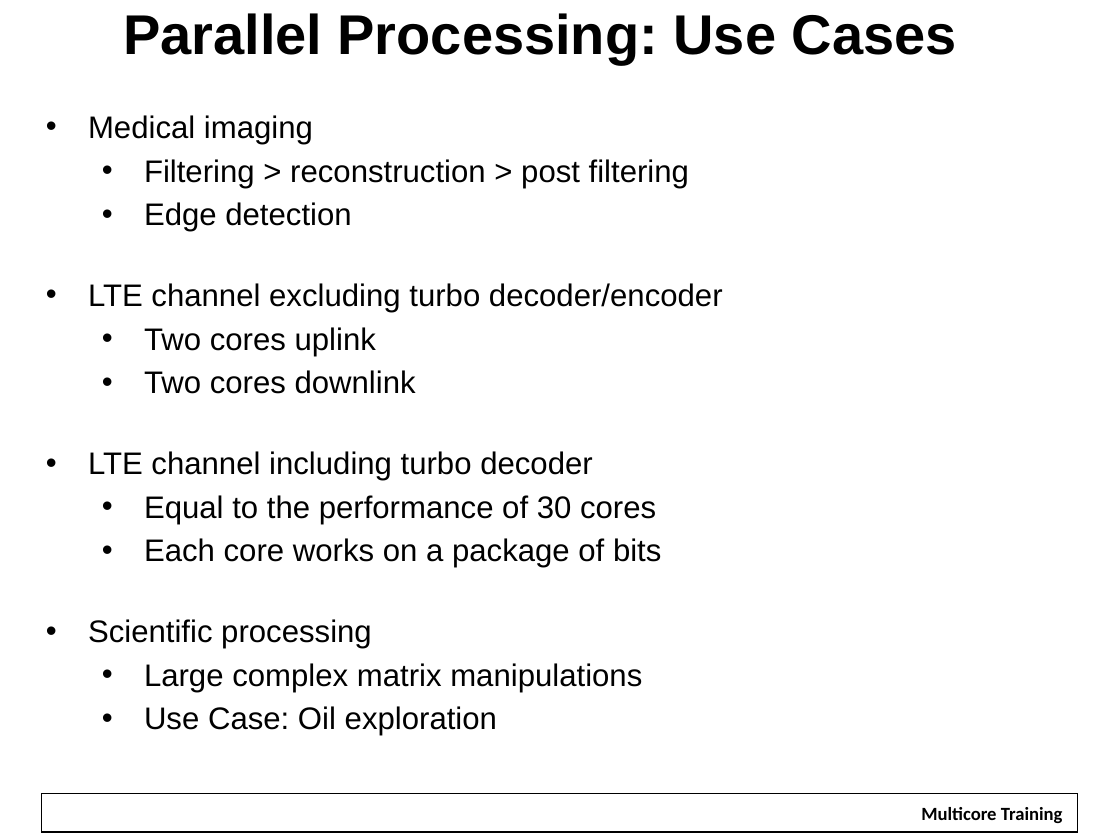
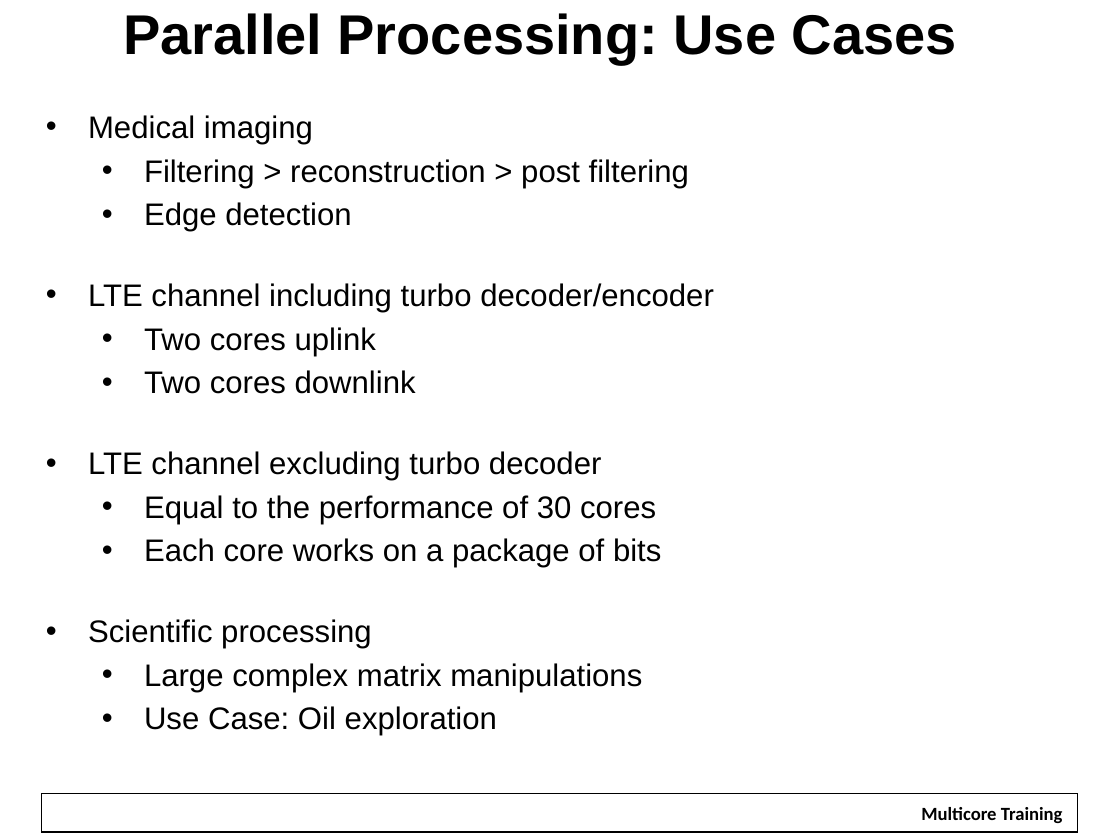
Before and after one commit to hari1989/keystone-workshop, a slide deck: slide 5 of slides/Multicore Design.pptx. Drawn at 1120x840 pixels with LibreOffice and Linux fonts; fonts in the diff are those of the drawing; background and template pictures are left out. Boxes give left, top, right and bottom in pixels: in the first picture for what was removed or moved away, otherwise in the second. Text is boxed around its words. In the diff, an @@ line names an element or a change of style, - is before the commit and + after.

```diff
--- a/slides/Multicore Design.pptx
+++ b/slides/Multicore Design.pptx
@@ text at bbox=[88, 283, 714, 313]: text changed @@
-• LTE channel excluding turbo decoder/encoder
+• LTE channel including turbo decoder/encoder
@@ text at bbox=[88, 451, 602, 481]: text changed @@
-• LTE channel including turbo decoder
+• LTE channel excluding turbo decoder
```
Also in this commit, not shown: 3 other files.
